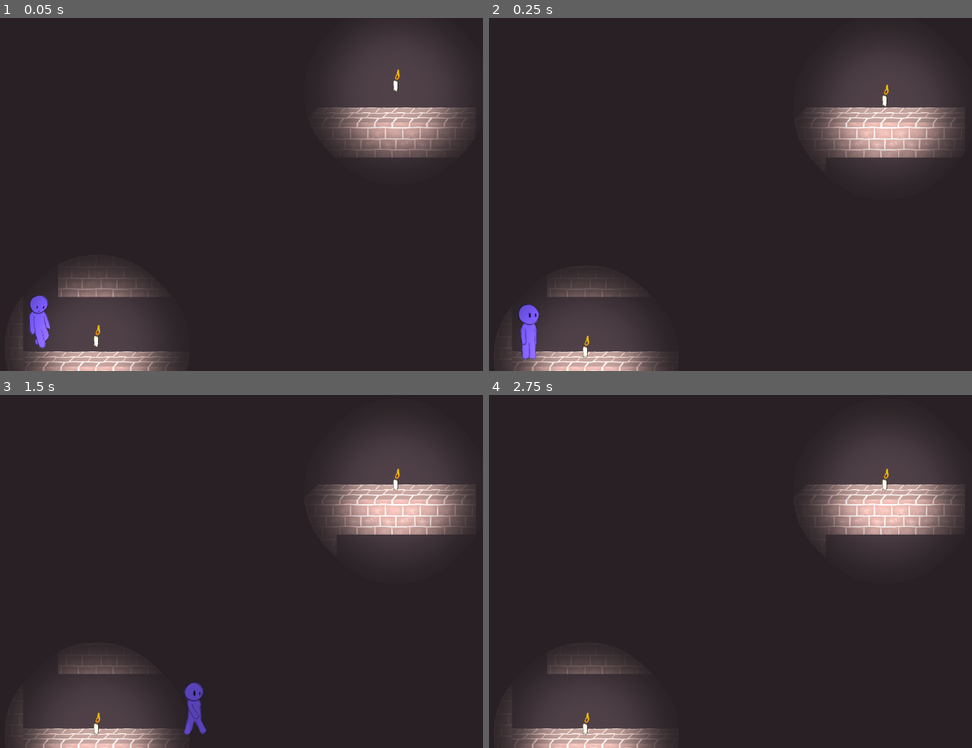
Above: before the commit, frames 1-4 (two rows, left to right).
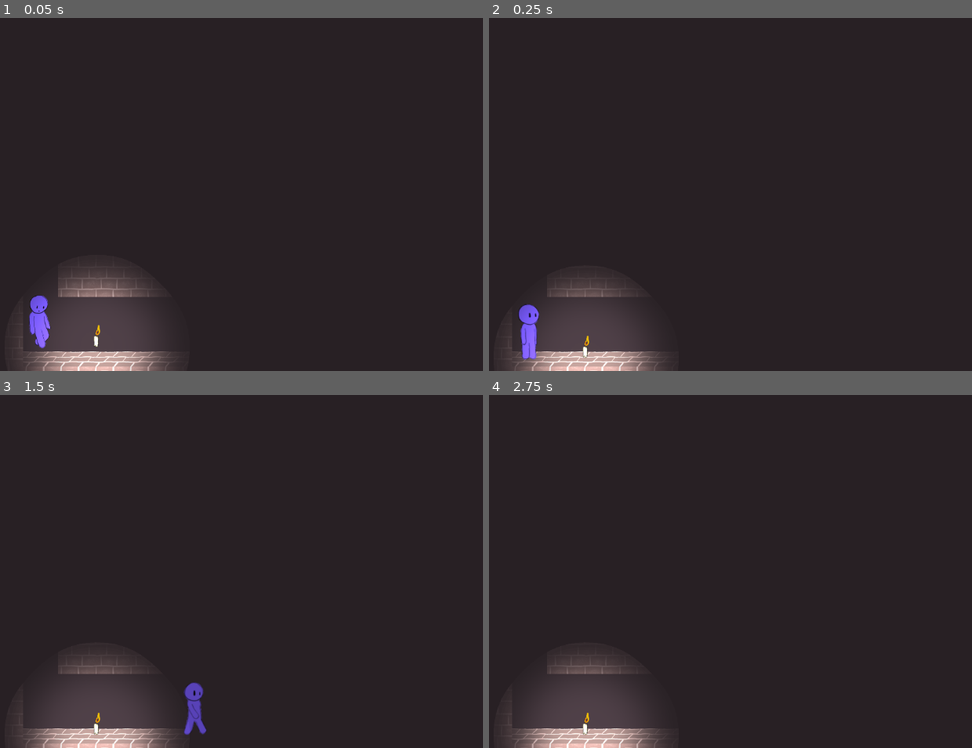
Above: after the commit, the same moments.

Repository: isaacwkm/csgd-capstone-project
Game: Godot game, scene res://scenes/world.tscn
Same seed, same stepped clock (60 frames per second), same inputs: the game is played once before the commit and once after it.
Inputs:
- Up to frame 1 (0.05 s): no input
- Up to frame 2 (0.25 s): no input
- Up to frame 3 (1.5 s): hold D (move_right) from 0.53 s (still down); tap R (break_candle) at 0.6 s; tap Space (jump) at 0.77 s; tap E (pick_up) at 1.35 s
- Up to frame 4 (2.75 s): tap Space (jump) at 1.52 s; release D (move_right) at 2.03 s; hold A (move_left) from 2.03 s (still down); tap R (break_candle) at 2.1 s

The runs differ from the first frame. In frame 1, 7.8% of the frame differs, in the area x 65-99%, y 4-40%; in frame 2, 7.4%; in frame 3, 7.3%; in frame 4, 7.3%.

Commit message:
Remove second candle from level, as the ability to break a held candle eliminates the need for it.

Diff:
--- a/scenes/world.tscn
+++ b/scenes/world.tscn
@@ -26,6 +26,3 @@
 
 [node name="Candle" parent="." instance=ExtResource("6_of56d")]
 position = Vector2(200, 604)
-
-[node name="Candle2" parent="." instance=ExtResource("6_of56d")]
-position = Vector2(750, 135)
